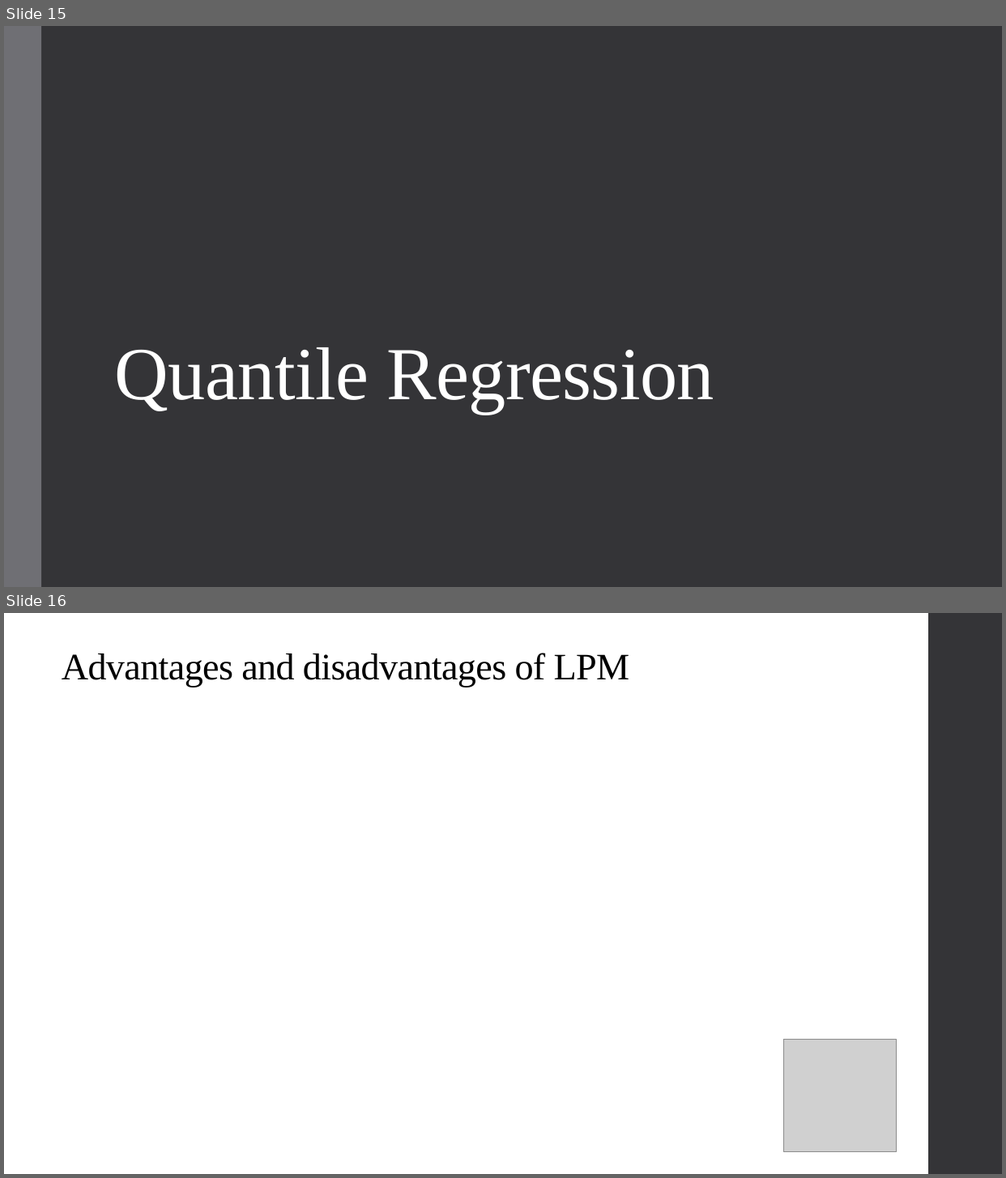
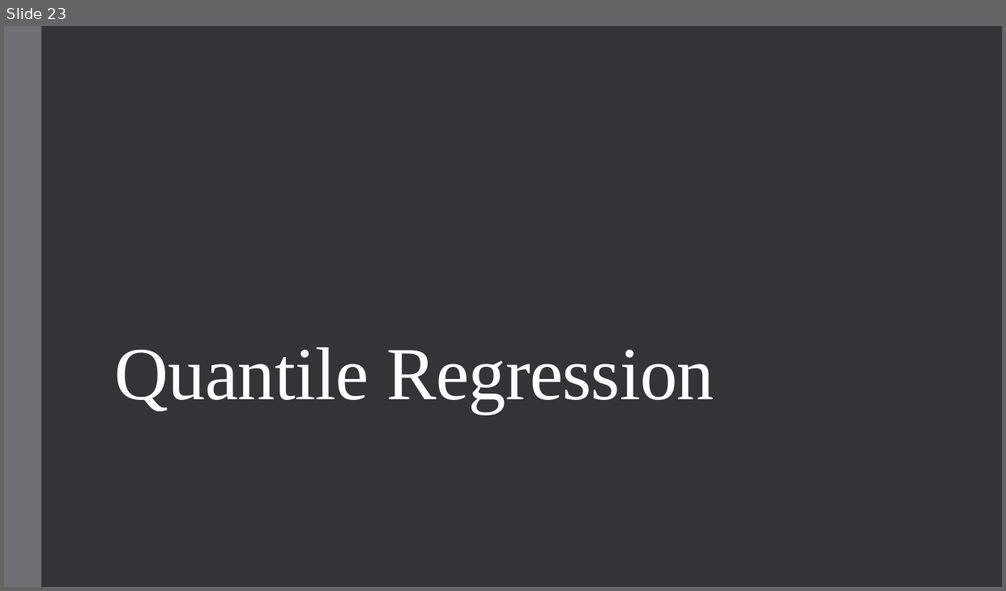
Before and after one commit to qiufei/fork-HAD5744, a slide deck: Lecture10_SyntheticControl_QuantileRegression/Lecture10_SyntheticControl_QuantileRegression.pptx. Shown one above the other, each under a label of ours: slides 15 and 16 before the commit, slide 23 after it. The pictures are 1006x1178 and 1006x591 pixels, drawn with LibreOffice and Linux fonts; fonts in the diff are those of the drawing; grey boxes stand for pictures. Boxes give left, top, right and bottom in pixels: in the first picture for what was removed or moved away, otherwise in the second. Text is boxed around its words. In the diff, an @@ line names an element or a change of style, - is before the commit and + after.

```diff
--- a/Lecture10_SyntheticControl_QuantileRegression/Lecture10_SyntheticControl_QuantileRegression.pptx
+++ b/Lecture10_SyntheticControl_QuantileRegression/Lecture10_SyntheticControl_QuantileRegression.pptx
@@ slide 16 removed at (4, 613, 1002, 1174), background #FFFFFF @@
@@ rectangle removed at (928, 613, 1002, 1174) @@
@@ title removed at (62, 653, 630, 687) @@
-Advantages and disadvantages of LPM
@@ picture removed at (784, 1040, 897, 1152) @@
@@ what was slide 15 is now slide 23 @@
```
Also in this commit, not shown: 2 slides changed, 38 slides added, 12 other slides removed, 31 other files.
